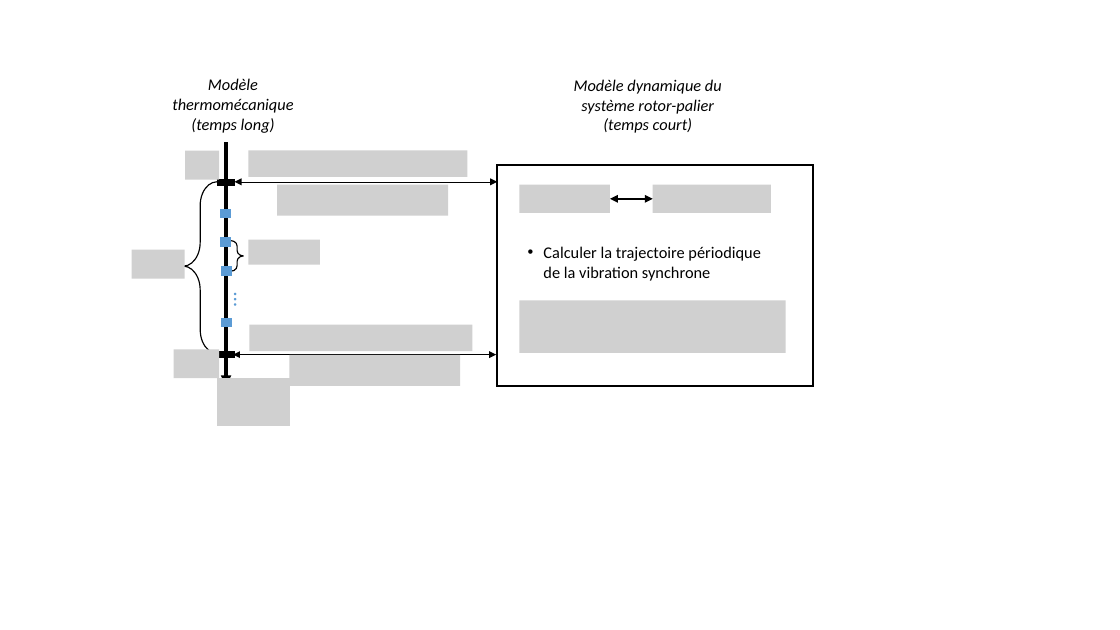
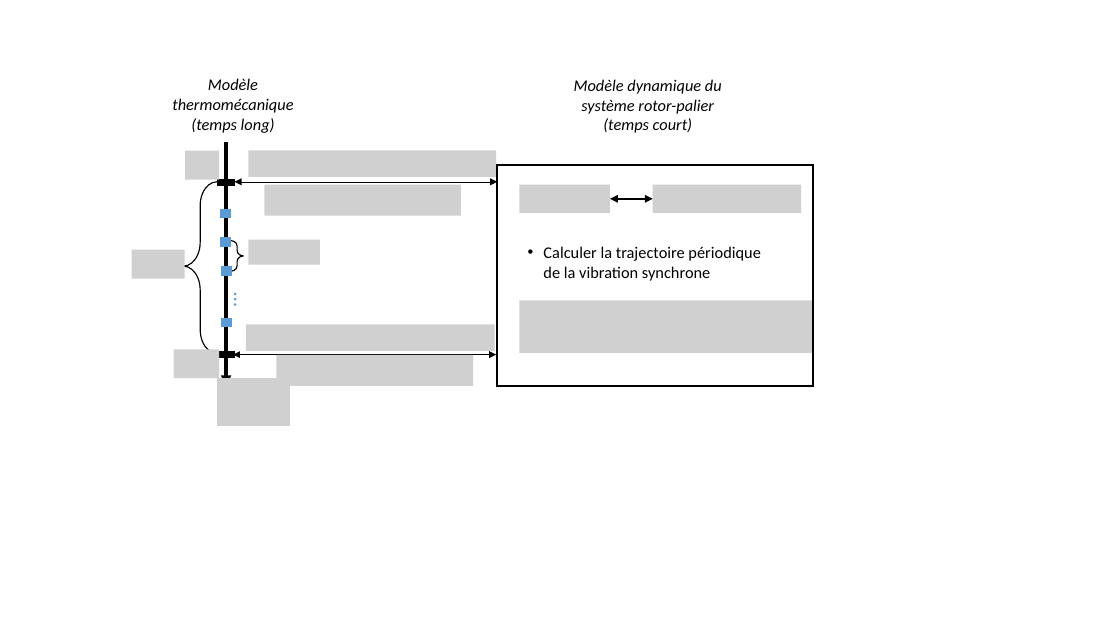
Before and after one commit to SilunZ/TheseME, a slide deck: slide 1 of CH4. Simulation de l'effet Morton/figures/schema l'effet Morton.pptx. Drawn at 1120x630 pixels with LibreOffice and Linux fonts; fonts in the diff are those of the drawing; grey boxes stand for pictures. Boxes give left, top, right and bottom in pixels: in the first picture for what was removed or moved away, otherwise in the second. Text is boxed around its words. In the diff, an @@ line names an element or a change of style, - is before the commit and + after.

```diff
--- a/CH4. Simulation de l'effet Morton/figures/schema l'effet Morton.pptx
+++ b/CH4. Simulation de l'effet Morton/figures/schema l'effet Morton.pptx
@@ picture: place and size @@
-picture at bbox=[249, 150, 468, 177]
+picture at bbox=[249, 150, 497, 177]
@@ picture: place and size @@
-picture at bbox=[277, 185, 449, 216]
+picture at bbox=[265, 185, 461, 216]
@@ picture: place and size @@
-picture at bbox=[653, 185, 771, 213]
+picture at bbox=[653, 185, 802, 213]
@@ picture: place and size @@
-picture at bbox=[250, 325, 473, 352]
+picture at bbox=[246, 324, 495, 351]
@@ picture: place and size @@
-picture at bbox=[519, 301, 786, 354]
+picture at bbox=[519, 301, 812, 354]
@@ picture: place and size @@
-picture at bbox=[289, 355, 460, 386]
+picture at bbox=[276, 355, 473, 386]
```
Also in this commit, not shown: 10 other files.
